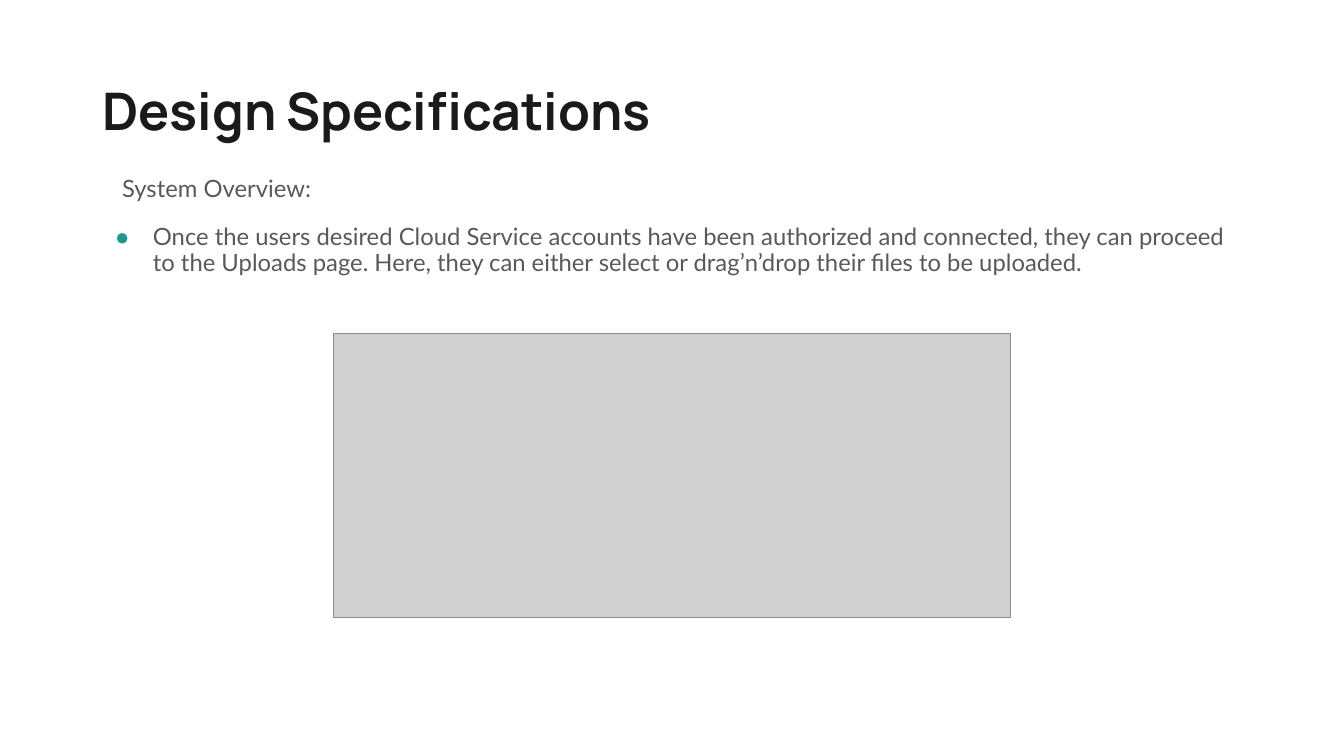
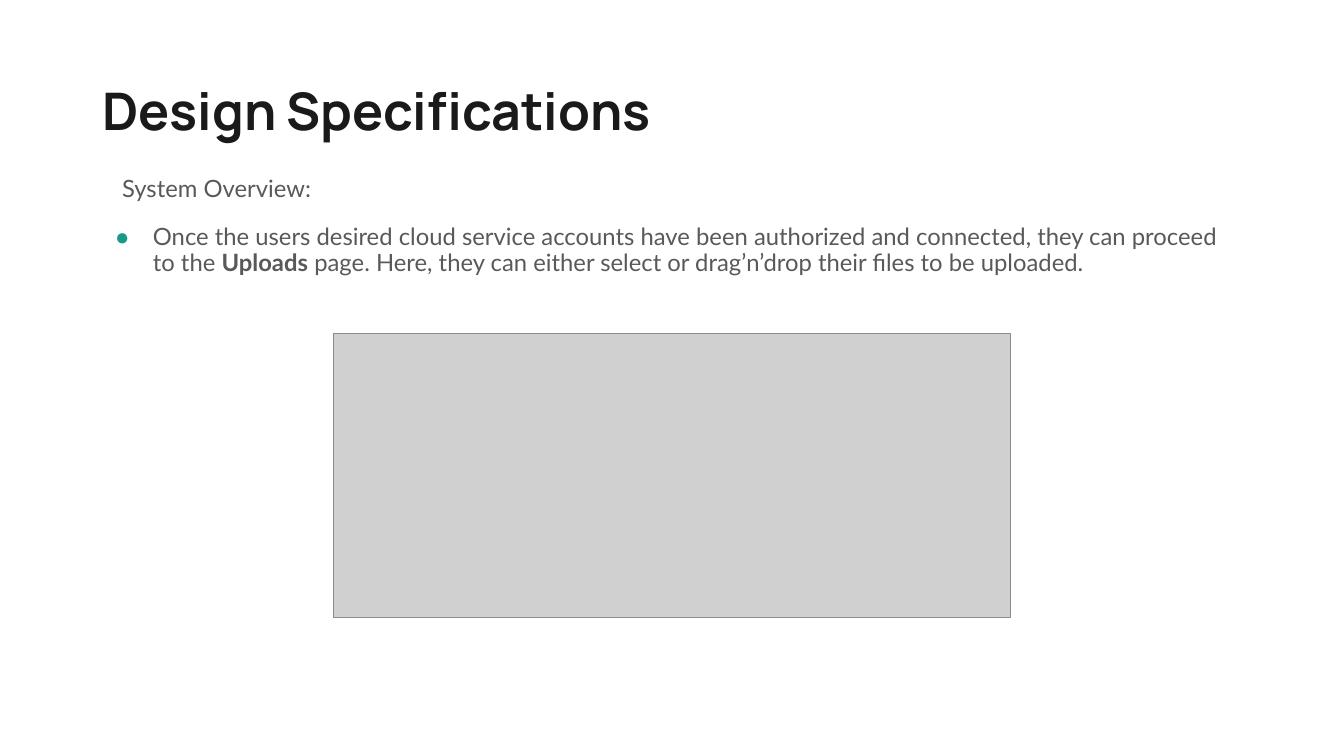
Before and after one commit to GRGalinger/Senior-Design, a slide deck: slide 9 of Files/SlideDeck/PresentationSlideDeck.pptx. Drawn at 1344x756 pixels with LibreOffice and Linux fonts; fonts in the diff are those of the drawing; grey boxes stand for pictures. Boxes give left, top, right and bottom in pixels: in the first picture for what was removed or moved away, otherwise in the second. Text is boxed around its words. In the diff, an @@ line names an element or a change of style, - is before the commit and + after.

```diff
--- a/Files/SlideDeck/PresentationSlideDeck.pptx
+++ b/Files/SlideDeck/PresentationSlideDeck.pptx
@@ text at bbox=[153, 227, 1217, 276]: text changed @@
-● Once the users desired Cloud Service accounts have been authorized and connected, they can proceed to the Uploads page. Here, they can either select or drag’n’drop their files to be uploaded.
+● Once the users desired cloud service accounts have been authorized and connected, they can proceed to the Uploads page. Here, they can either select or drag’n’drop their files to be uploaded.
```
Also in this commit, not shown: 15 other slides changed.
